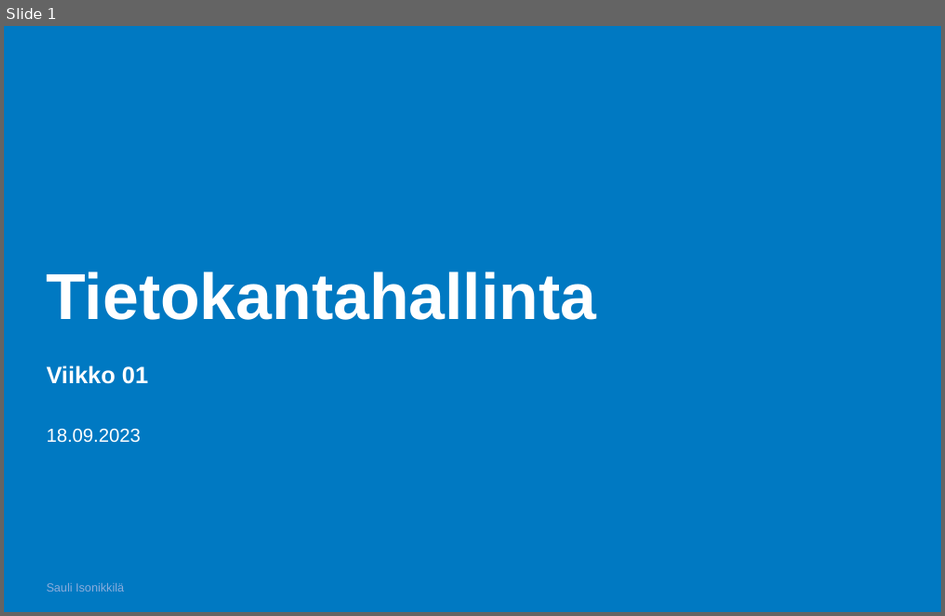
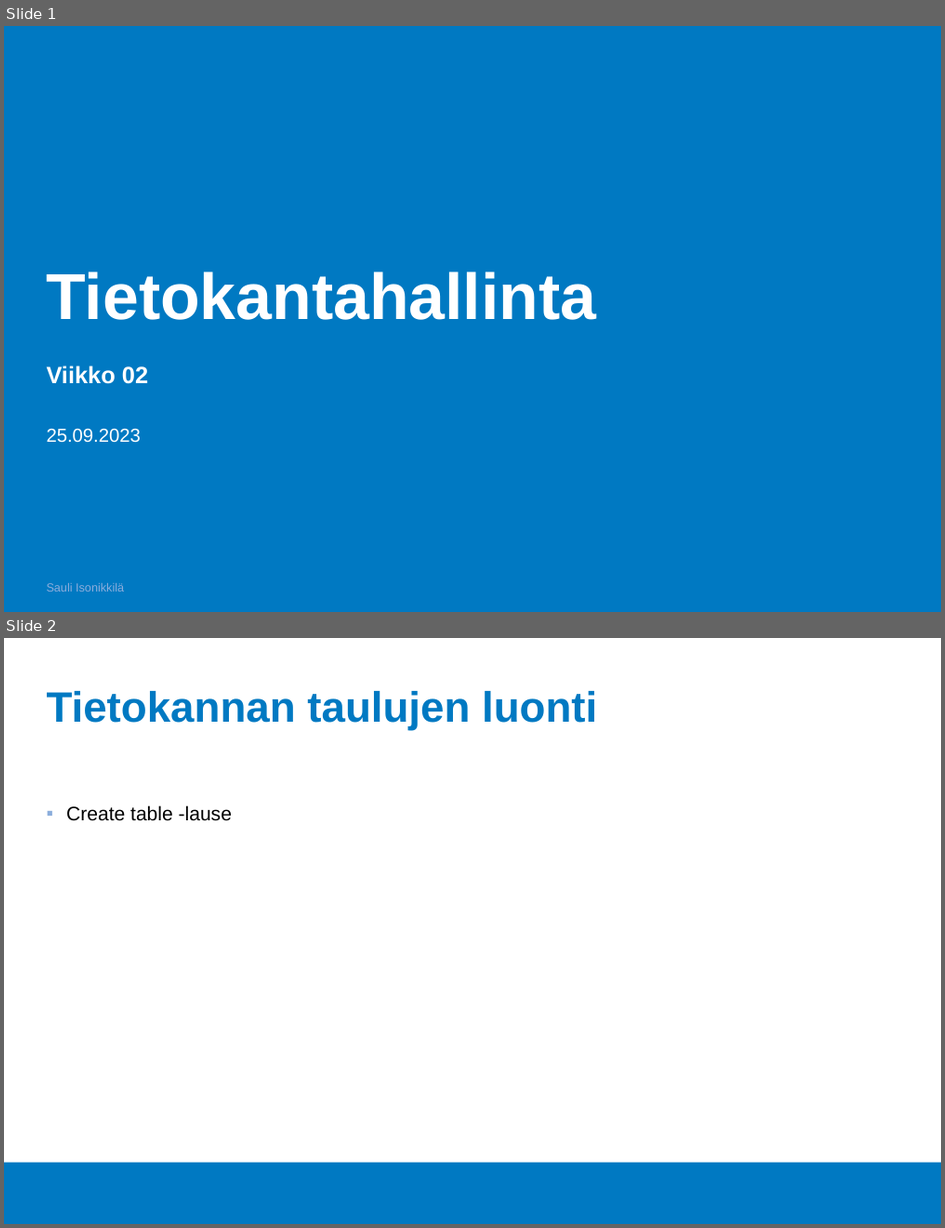
Before and after one commit to Tietokantahallinta/Tietokantahallinta.github.io, a slide deck: luennot/viikko02/Luentokalvot_02.odp. Shown one above the other, each under a label of ours: slide 1 before the commit, slides 1 and 2 after it. The pictures are 945x616 and 945x1228 pixels, drawn with LibreOffice and Linux fonts; fonts in the diff are those of the drawing; background and template pictures are left out. Boxes give left, top, right and bottom in pixels: in the first picture for what was removed or moved away, otherwise in the second. Text is boxed around its words. In the diff, an @@ line names an element or a change of style, - is before the commit and + after.

```diff
--- a/luennot/viikko02/Luentokalvot_02.odp
+++ b/luennot/viikko02/Luentokalvot_02.odp
@@ slide 2 added at (4,638,941,1224), background #FFFFFF; not listed: 1 template element that a slide beside it also shows @@
@@ title added at (47,691,597,730), 36 pt, text #0079C2, bold @@
+Tietokannan taulujen luonti
@@ text added at (66,805,232,821), 16.6 pt, text #000000 @@
+▪ Create table -lause
@@ slide 1 changed as well @@
@@ text at (47,365,148,384): text changed @@
-Viikko 01
+Viikko 02
@@ text at (47,429,141,443): text changed @@
-18.09.2023
+25.09.2023
```
Also in this commit, not shown: 2 other slides changed, 1 slide removed, 5 other files.
